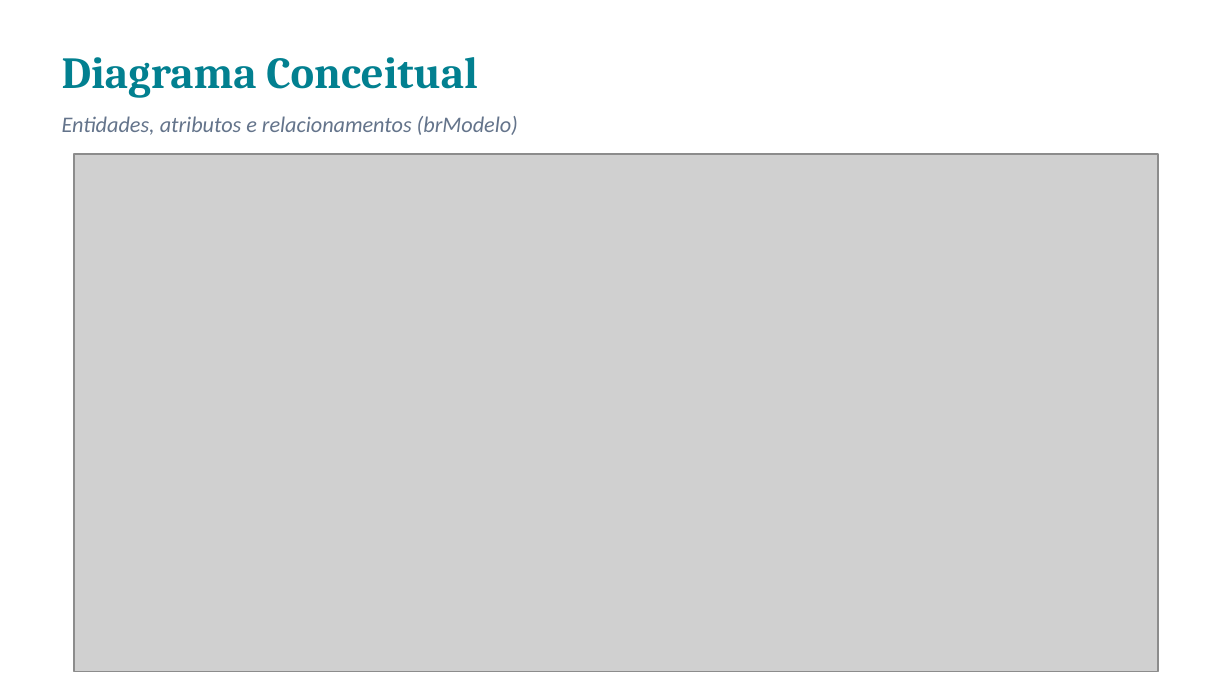
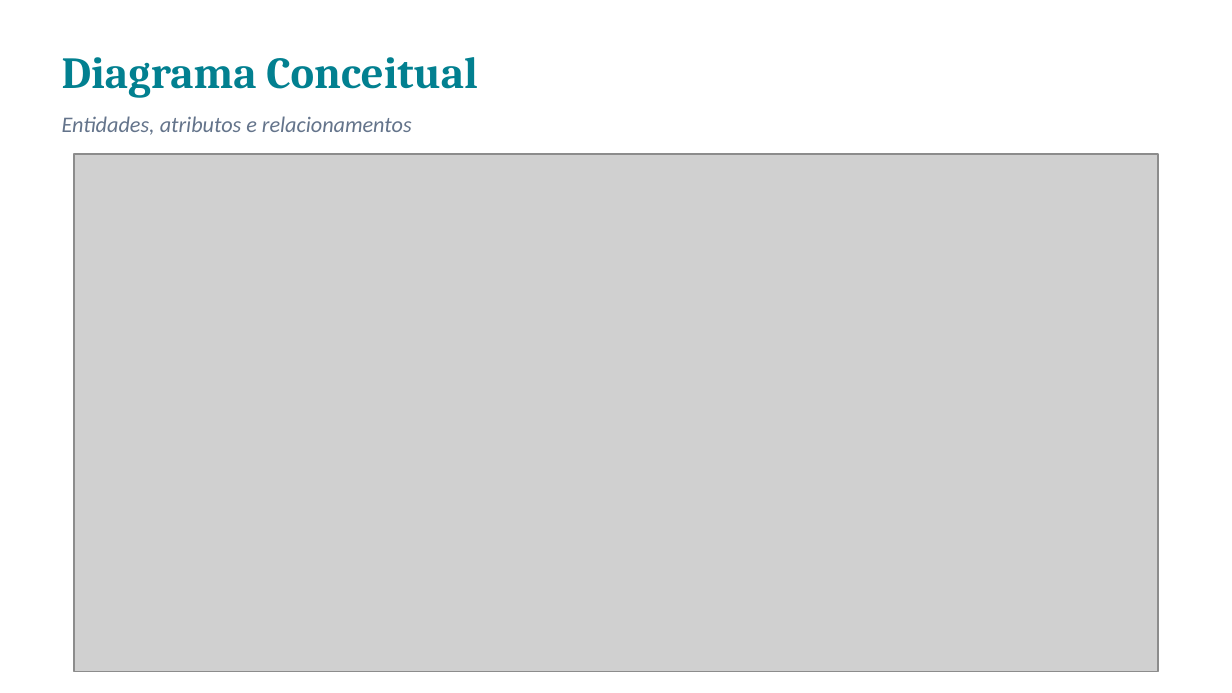
Before and after one commit to pew404/trabalho_final_db, a slide deck: slide 3 of apresentacao/Apresentacao_Modulo_Internacao.pptx. Drawn at 1232x693 pixels with LibreOffice and Linux fonts; fonts in the diff are those of the drawing; grey boxes stand for pictures. Boxes give left, top, right and bottom in pixels: in the first picture for what was removed or moved away, otherwise in the second. Text is boxed around its words. In the diff, an @@ line names an element or a change of style, - is before the commit and + after.

```diff
--- a/apresentacao/Apresentacao_Modulo_Internacao.pptx
+++ b/apresentacao/Apresentacao_Modulo_Internacao.pptx
@@ text at box(62, 116, 412, 135): text changed @@
-Entidades, atributos e relacionamentos (brModelo)
+Entidades, atributos e relacionamentos
```
Also in this commit, not shown: 5 other slides changed.
